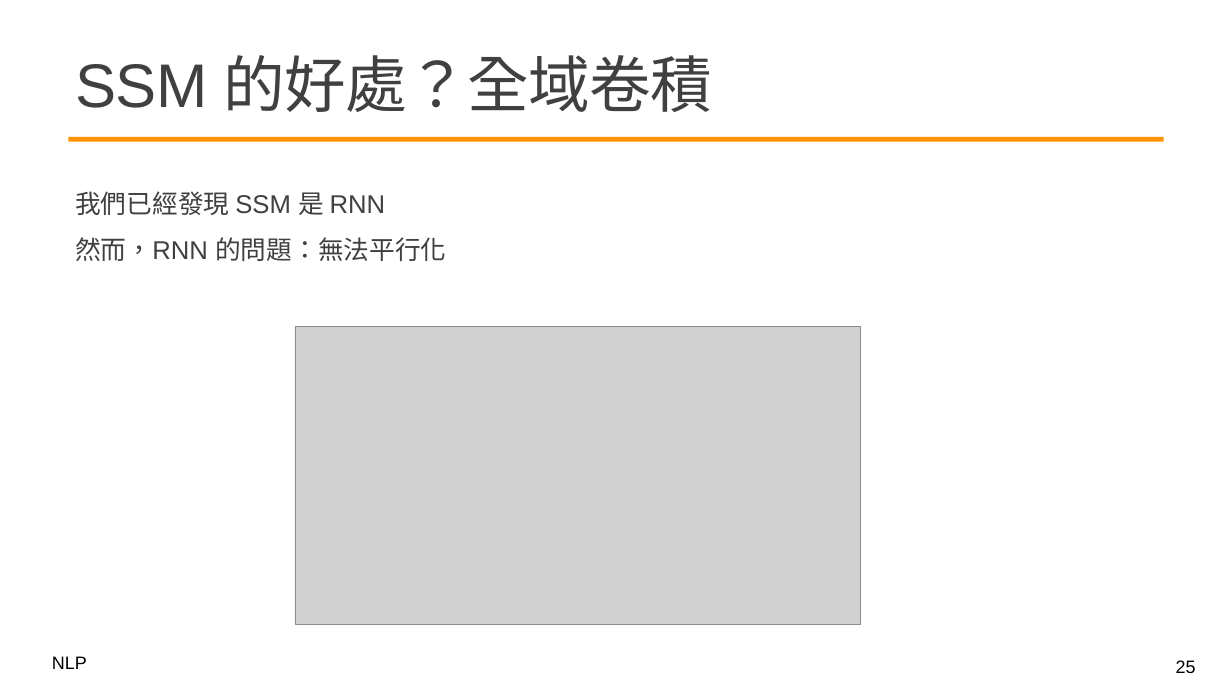
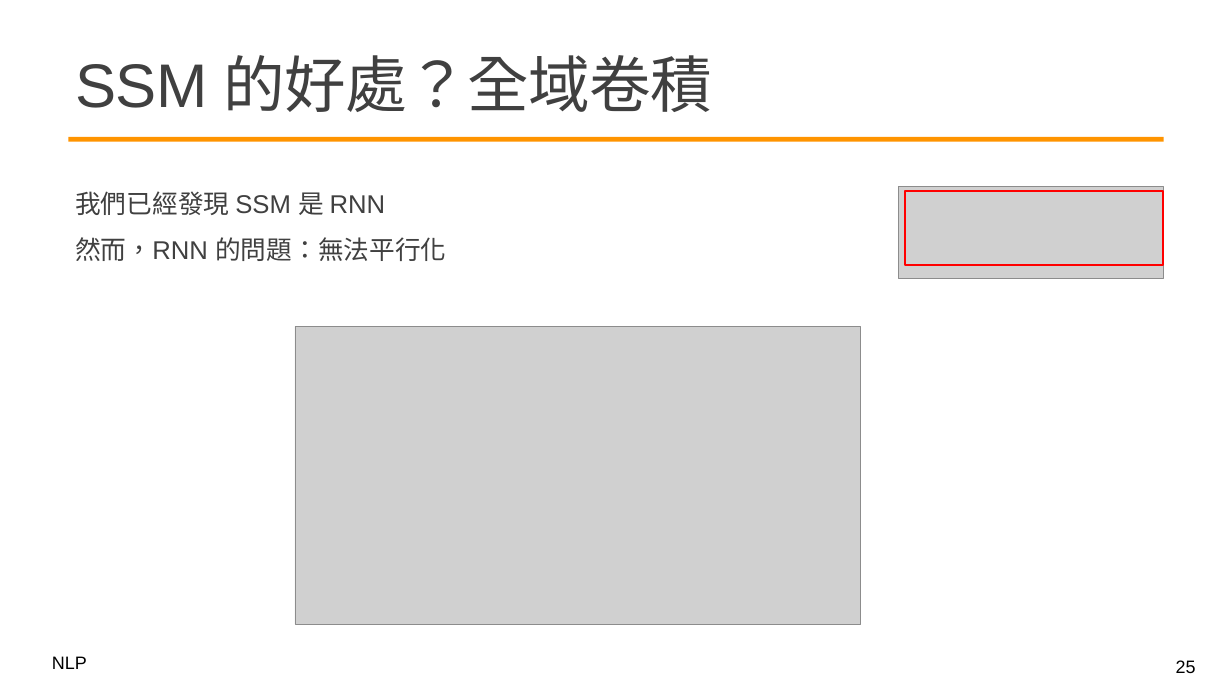
Before and after one commit to mcps5601/CGUNLP_2026_Spring, a slide deck: slide 25 of slides/w14_mamba_0525.pptx. Drawn at 1232x693 pixels with LibreOffice and Linux fonts; fonts in the diff are those of the drawing; grey boxes stand for pictures; background and template pictures are left out. Boxes give left, top, right and bottom in pixels: in the first picture for what was removed or moved away, otherwise in the second. Text is boxed around its words. In the diff, an @@ line names an element or a change of style, - is before the commit and + after.

```diff
--- a/slides/w14_mamba_0525.pptx
+++ b/slides/w14_mamba_0525.pptx
@@ picture added at [899,187,1164,279] @@
@@ rectangle added at [906,191,1164,265], outline #FF0000 1.5 pt @@
```
Also in this commit, not shown: 4 other slides changed, 1 other file.
